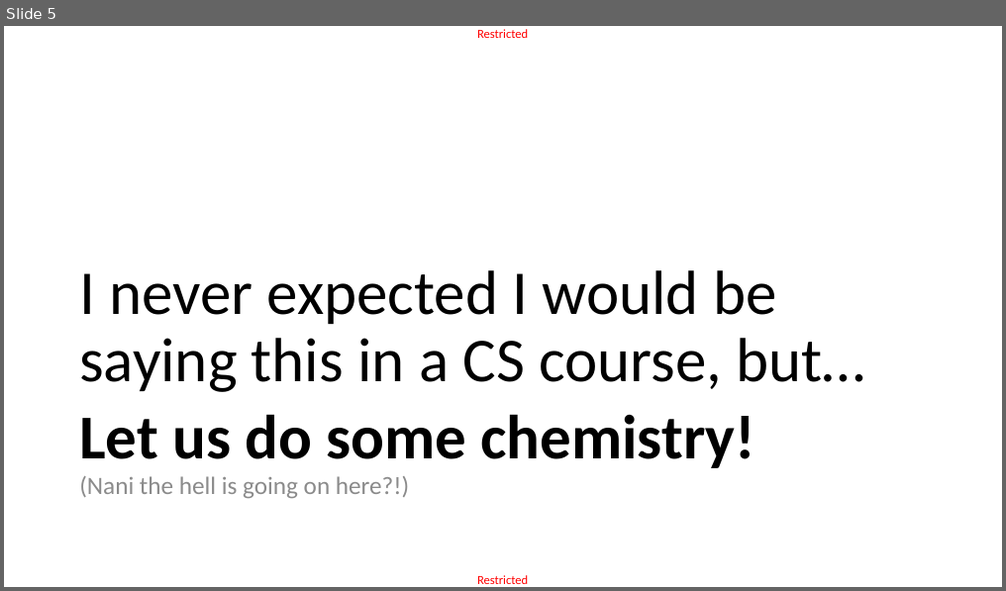
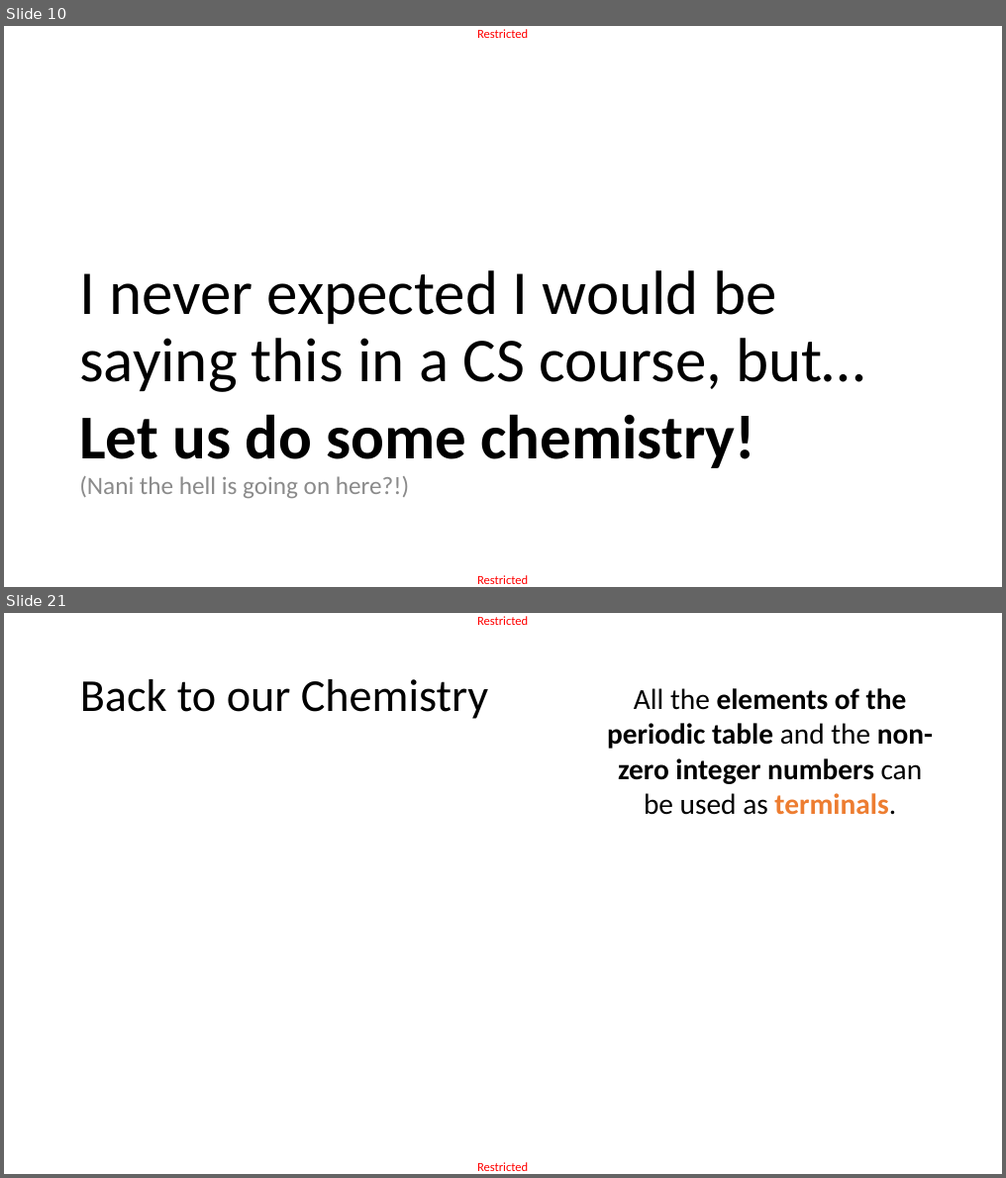
Before and after one commit to matthieudemari/SUTD_PLC_50_051, a slide deck: W10/W10S2/W10S2.pptx. Shown one above the other, each under a label of ours: slide 5 before the commit, slides 10 and 21 after it; the slides between them are not shown. The pictures are 1006x591 and 1006x1178 pixels, drawn with LibreOffice and Linux fonts; fonts in the diff are those of the drawing; grey boxes stand for pictures. Boxes give left, top, right and bottom in pixels: in the first picture for what was removed or moved away, otherwise in the second. Text is boxed around its words. In the diff, an @@ line names an element or a change of style, - is before the commit and + after.

```diff
--- a/W10/W10S2/W10S2.pptx
+++ b/W10/W10S2/W10S2.pptx
@@ slide 21 added at (x1=4, y1=613, x2=1002, y2=1174), background #FFFFFF; not listed: 2 template elements that a slide beside it also shows @@
@@ title added at (x1=80, y1=679, x2=488, y2=719), 44 pt, text #000000 @@
+Back to our Chemistry
@@ text added at (x1=607, y1=688, x2=933, y2=815), 28 pt, text #000000, bold @@
+All the elements of the periodic table and the non-zero integer numbers can be used as terminals.
@@ what was slide 5 is now slide 10 @@
```
Also in this commit, not shown: 35 other slides added, 2 slides removed.
